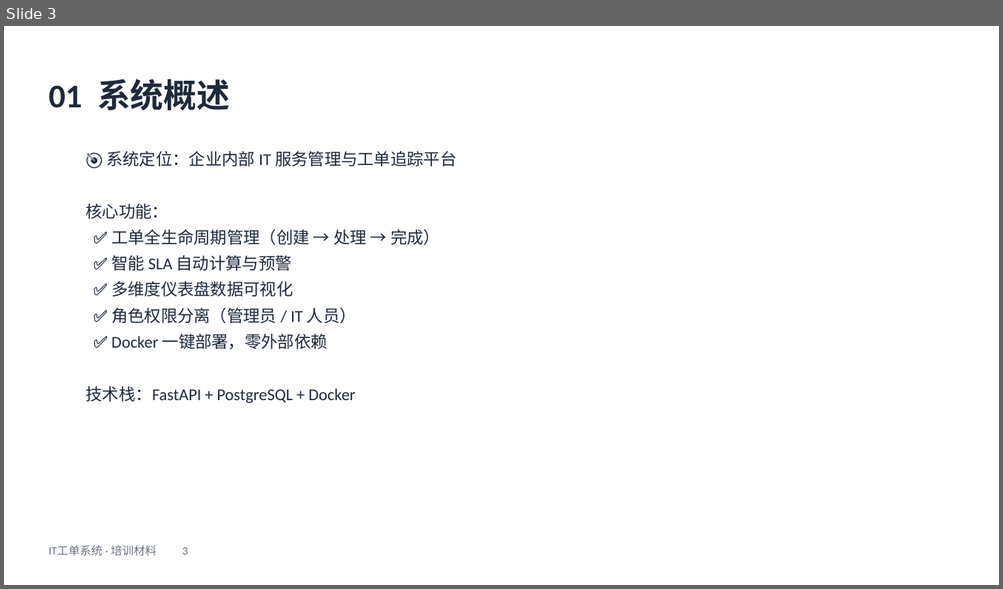
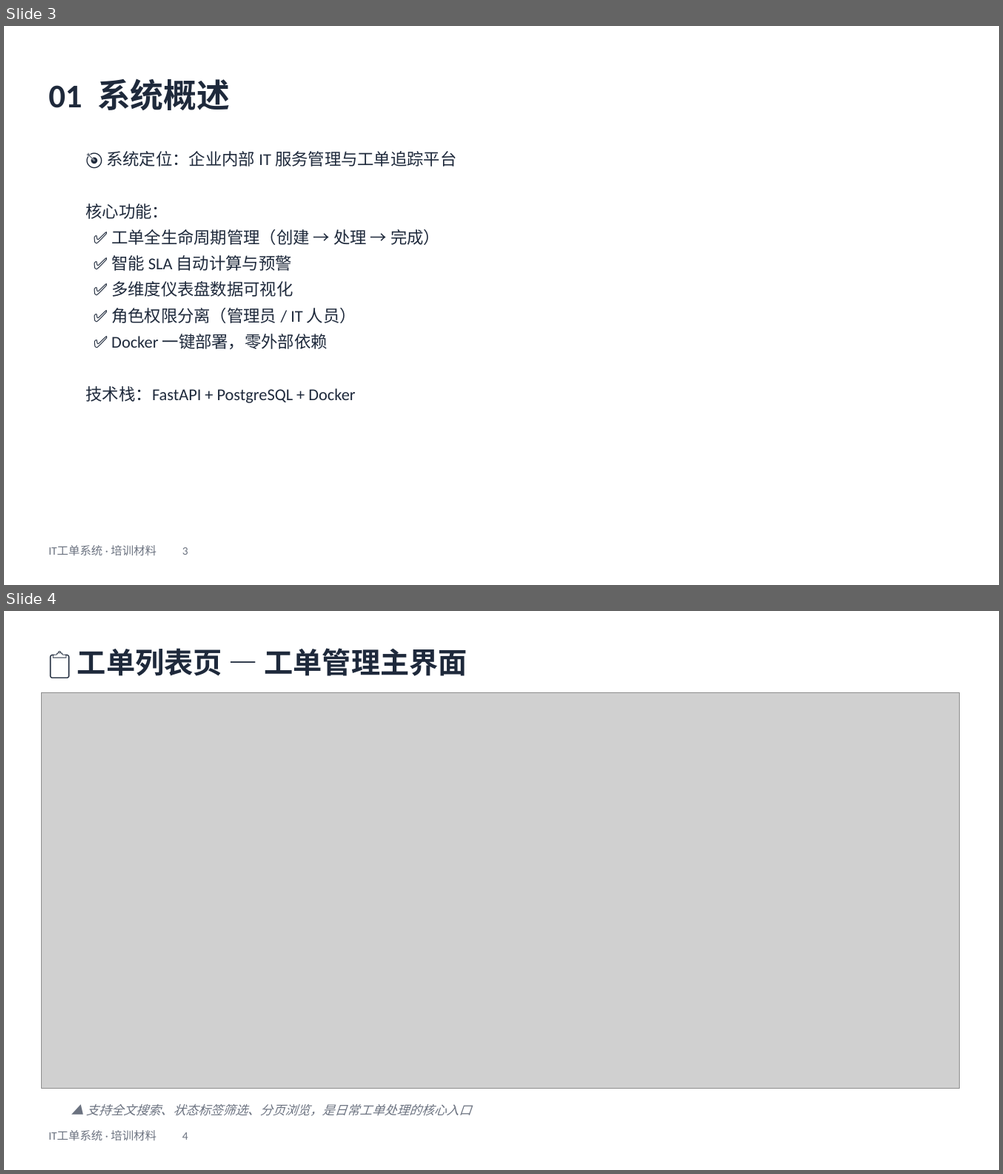
Before and after one commit to vspoptang/it-ticketing, a slide deck: docs/IT工单系统-培训材料.pptx. Shown one above the other, each under a label of ours: slide 3 before the commit, slides 3 and 4 after it. The pictures are 1003x589 and 1003x1174 pixels, drawn with LibreOffice and Linux fonts; fonts in the diff are those of the drawing; grey boxes stand for pictures. Boxes give left, top, right and bottom in pixels: in the first picture for what was removed or moved away, otherwise in the second. Text is boxed around its words. In the diff, an @@ line names an element or a change of style, - is before the commit and + after.

```diff
--- a/docs/IT工单系统-培训材料.pptx
+++ b/docs/IT工单系统-培训材料.pptx
@@ slide 4 added at <box>4,611,999,1170</box>, background #FFFFFF @@
@@ text added at <box>77,648,467,676</box>, 28 pt, text #1E293B, bold @@
+📋 工单列表页 — 工单管理主界面
@@ picture added at <box>41,693,959,1088</box> @@
@@ text added at <box>86,1105,471,1116</box>, 12 pt, text #6B7280, italic @@
+▲ 支持全文搜索、状态标签筛选、分页浏览，是日常工单处理的核心入口
@@ text added at <box>48,1130,188,1141</box>, 11 pt, text #6B7280 @@
+IT工单系统 · 培训材料 4
```
Also in this commit, not shown: 13 slides changed, 2 other slides added, 2 other files.
